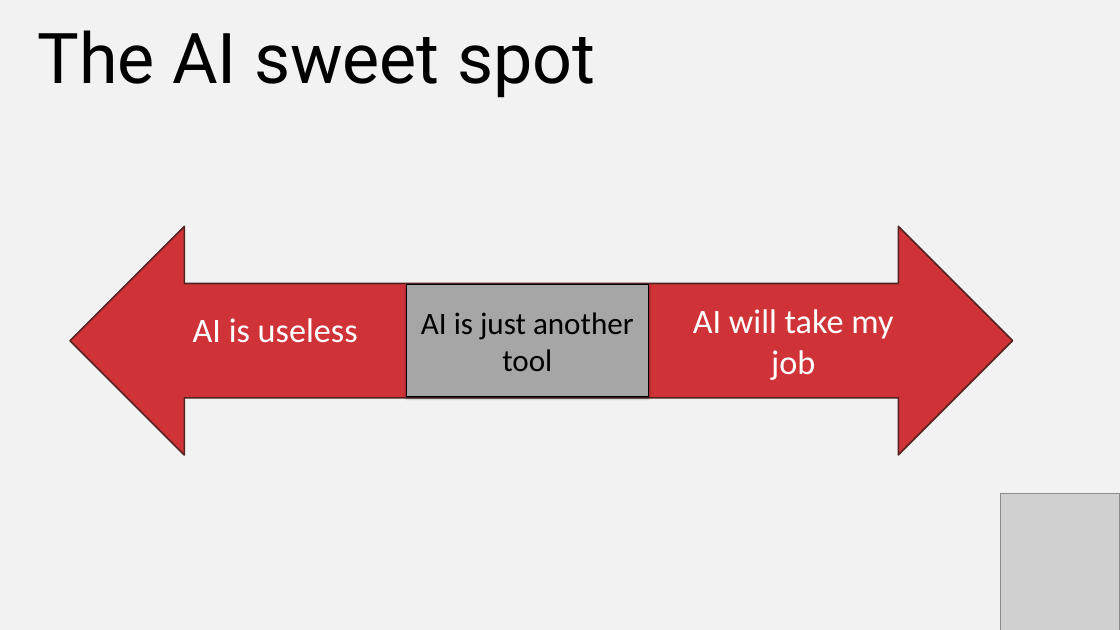
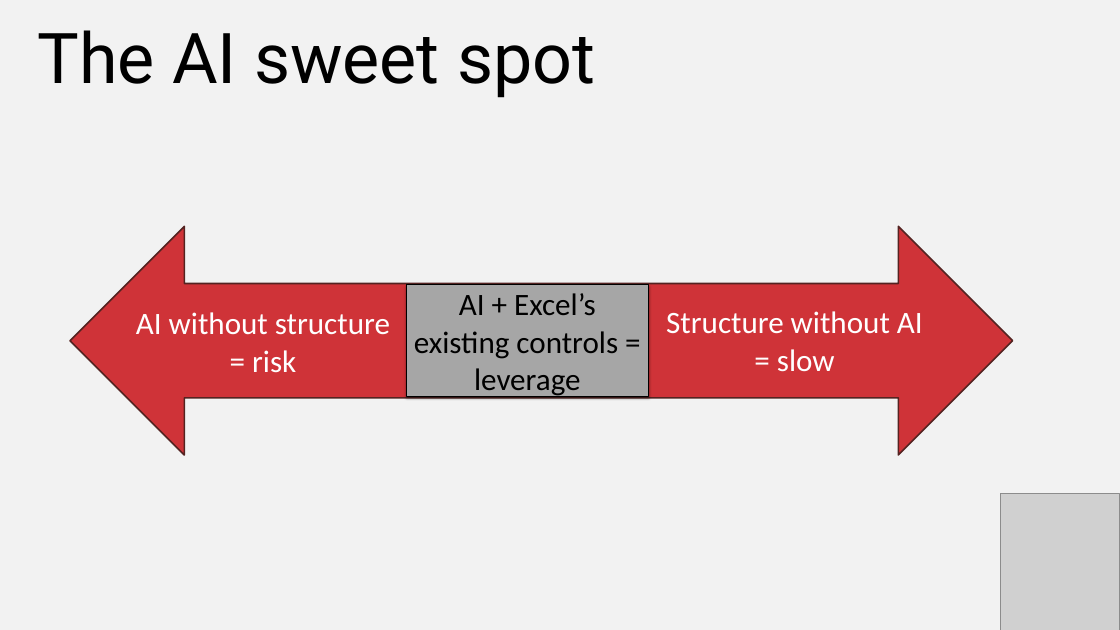
Before and after one commit to stringfestdata/iofm-new-excel-stack, a slide deck: slide 4 of iofm-new-excel-stack.pptx. Drawn at 1120x630 pixels with LibreOffice and Linux fonts; fonts in the diff are those of the drawing; grey boxes stand for pictures. Boxes give left, top, right and bottom in pixels: in the first picture for what was removed or moved away, otherwise in the second. Text is boxed around its words. In the diff, an @@ line names an element or a change of style, - is before the commit and + after.

```diff
--- a/iofm-new-excel-stack.pptx
+++ b/iofm-new-excel-stack.pptx
@@ text in rectangle at (x1=414, y1=293, x2=618, y2=398): text changed @@
-AI is just another tool
+AI + Excel’s existing controls = leverage
@@ text at (x1=136, y1=312, x2=390, y2=373): text changed; size 44 to 40 pt @@
-AI is useless
+AI without structure = risk
@@ text at (x1=666, y1=311, x2=923, y2=372): text changed; size 44 to 40 pt @@
-AI will take my job
+Structure without AI = slow
```
Also in this commit, not shown: 5 other slides changed, 2 other files.
